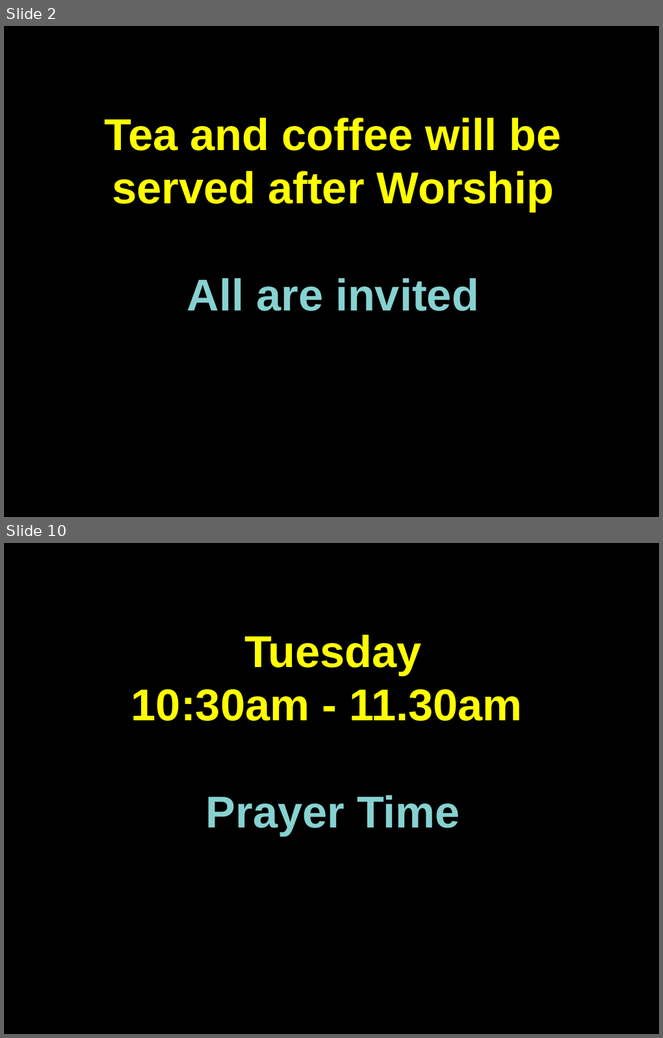
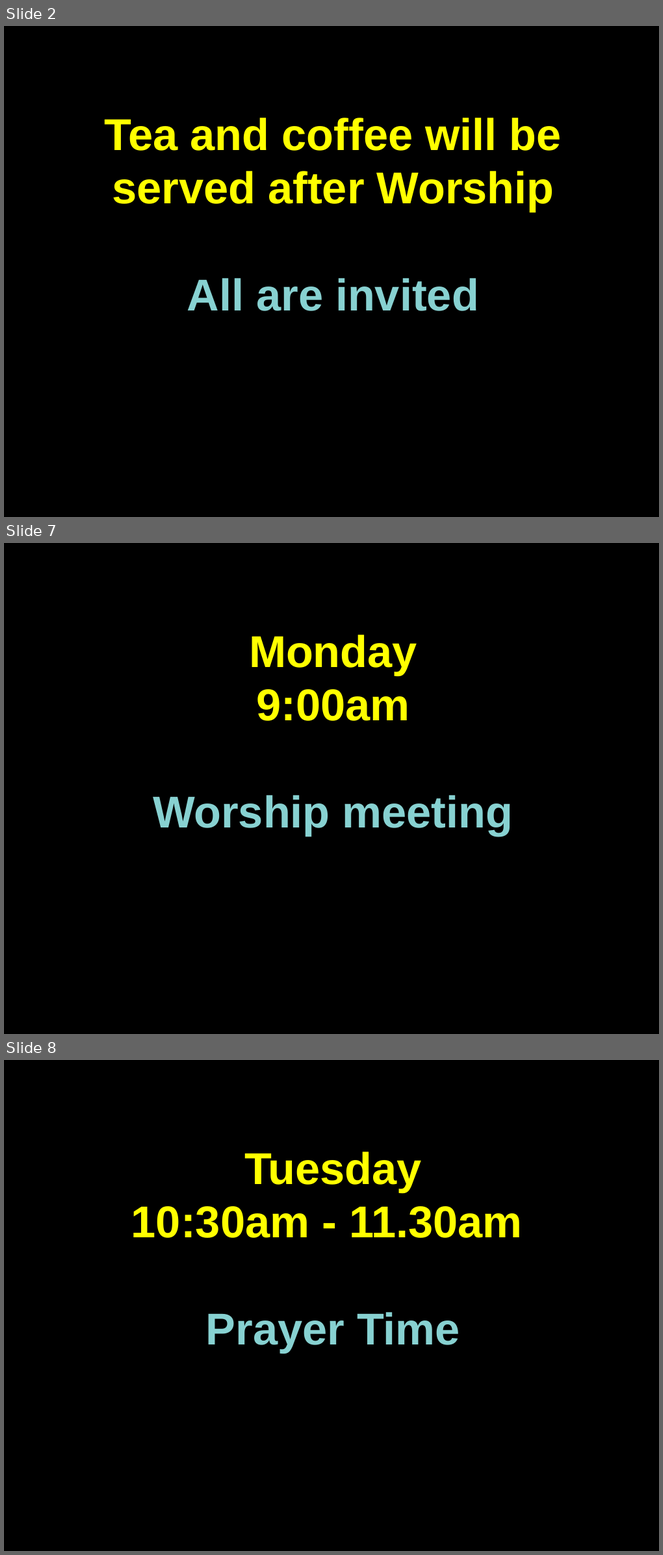
Before and after one commit to martinforsyth/bsuc-audio-visual, a slide deck: resources/presentations/impress/welcome.dark.background.odp. Shown one above the other, each under a label of ours: slides 2 and 10 before the commit, slides 2, 7 and 8 after it; the slides between them are not shown. The pictures are 663x1038 and 663x1555 pixels, drawn with LibreOffice and Linux fonts; fonts in the diff are those of the drawing. Boxes give left, top, right and bottom in pixels: in the first picture for what was removed or moved away, otherwise in the second. Text is boxed around its words. In the diff, an @@ line names an element or a change of style, - is before the commit and + after.

```diff
--- a/resources/presentations/impress/welcome.dark.background.odp
+++ b/resources/presentations/impress/welcome.dark.background.odp
@@ slide 7 added at bbox=[4, 543, 659, 1034], background #000000 @@
@@ text added at bbox=[153, 635, 514, 836], 54 pt, text #87D1D1, bold @@
+Monday
+9:00am
+Worship meeting
@@ what was slide 10 is now slide 8 @@
```
Also in this commit, not shown: 12 slides changed, 1 other slide added, 5 slides removed, 1 other file.
